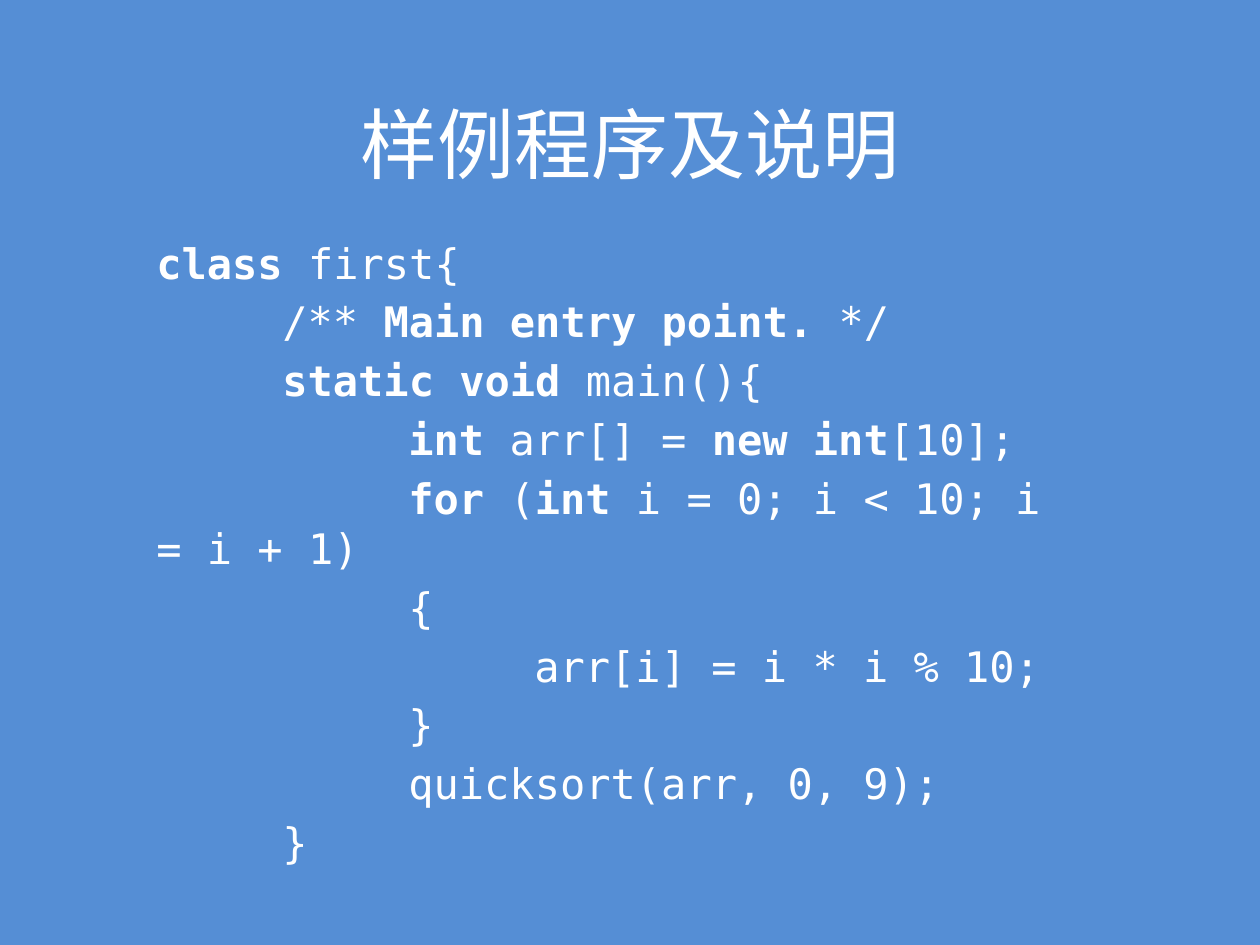
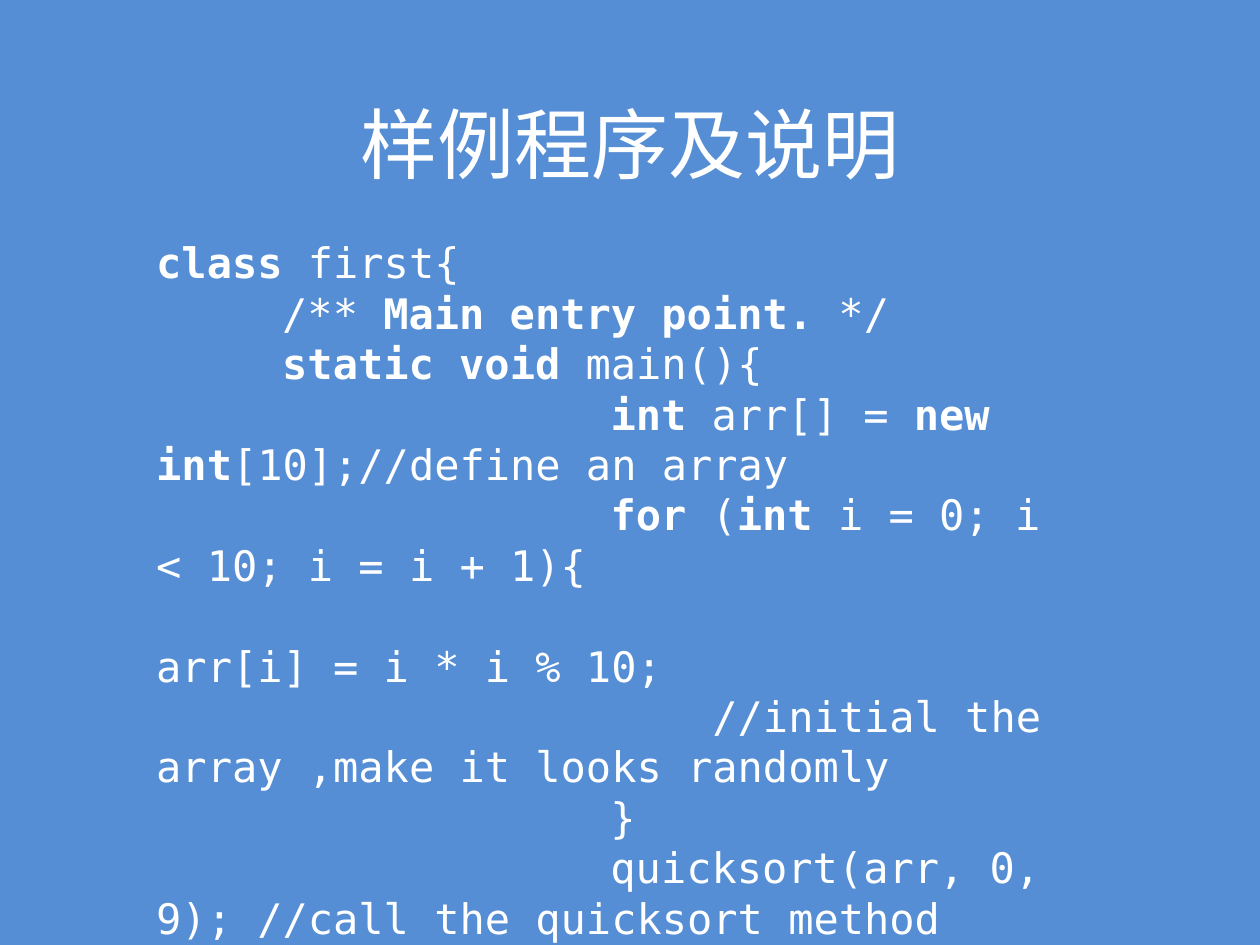
Before and after one commit to lilolelalu/jacc, a slide deck: slide 4 of submit/LittleJava语言简介.pptx. Drawn at 1260x945 pixels with LibreOffice and Linux fonts; fonts in the diff are those of the drawing. Boxes give left, top, right and bottom in pixels: in the first picture for what was removed or moved away, otherwise in the second. Text is boxed around its words. In the diff, an @@ line names an element or a change of style, - is before the commit and + after.

```diff
--- a/submit/LittleJava语言简介.pptx
+++ b/submit/LittleJava语言简介.pptx
@@ text at bbox=[156, 246, 813, 688]: less space between paragraphs @@
@@ text at bbox=[156, 396, 1040, 588]: text changed @@
-int arr[] = new int[10];
-for (int i = 0; i < 10; i = i + 1)
-{
+int arr[] = new int[10];//define an array
+for (int i = 0; i < 10; i = i + 1){
@@ text at bbox=[156, 700, 1041, 791]: paragraph added @@
+//initial the array ,make it looks randomly
@@ text at bbox=[156, 851, 1041, 943]: text changed @@
-quicksort(arr, 0, 9);
+quicksort(arr, 0, 9); //call the quicksort method
```
Also in this commit, not shown: 4 other slides changed.
